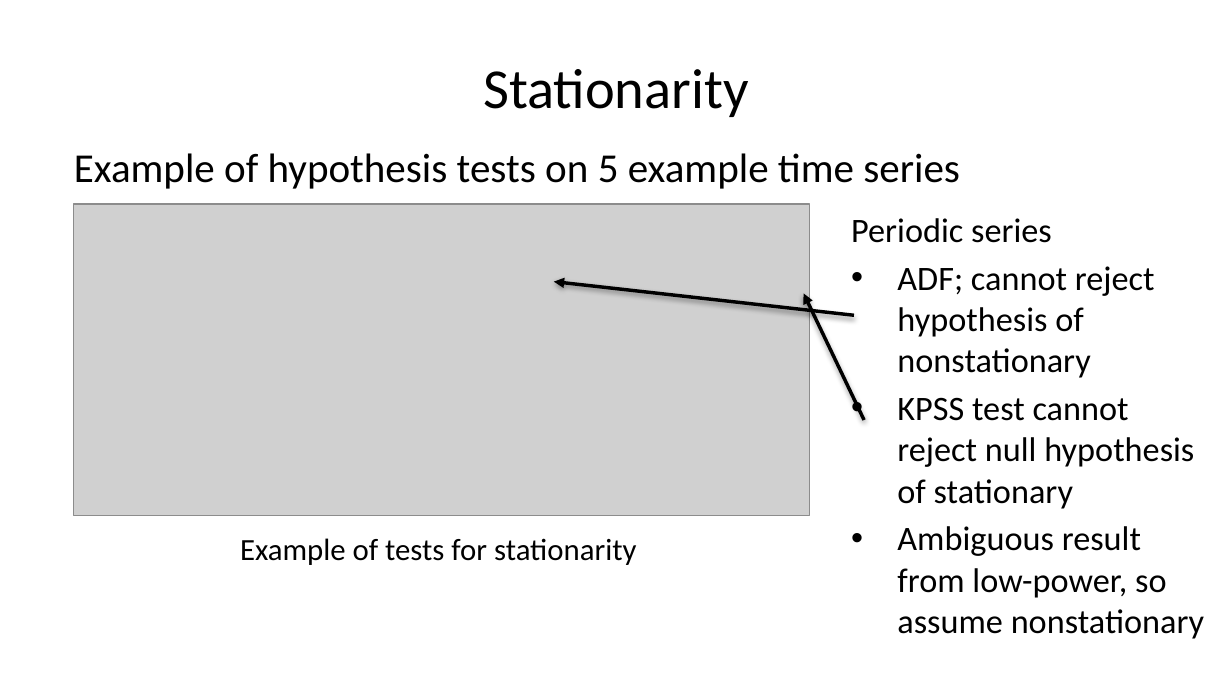
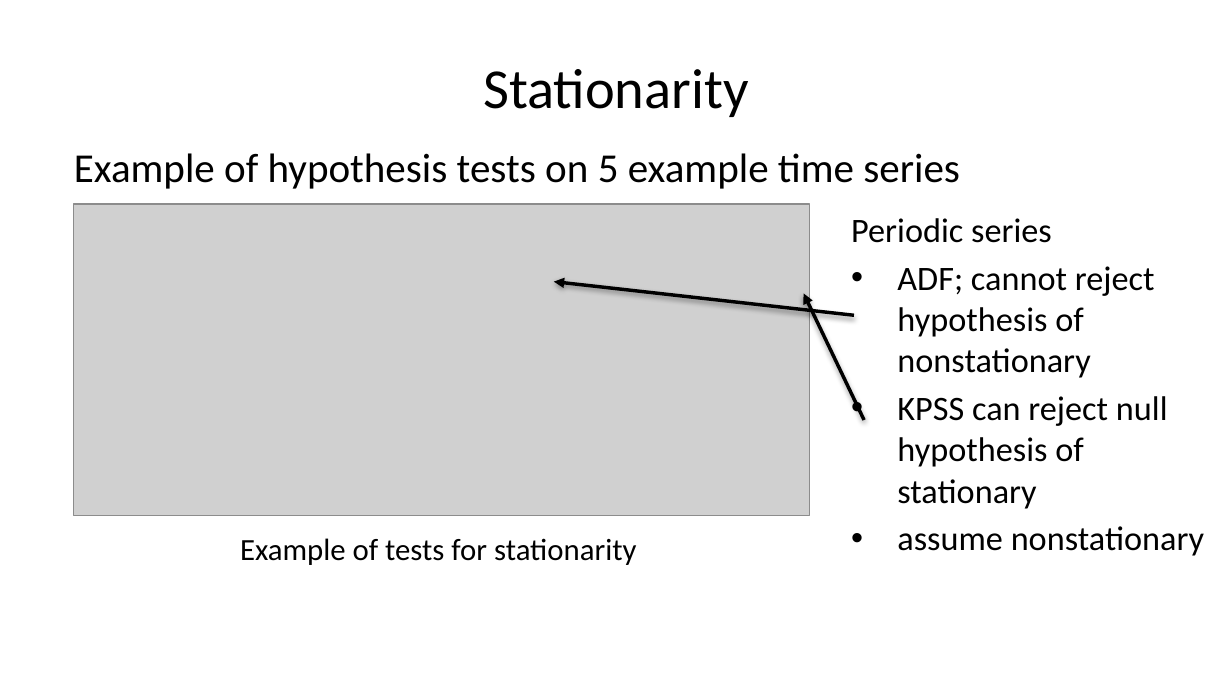
Before and after one commit to StephenElston/CSCI-E-83, a slide deck: slide 68 of LectureSlides/11_PropertiesOfTimeSeries.pptx. Drawn at 1232x693 pixels with LibreOffice and Linux fonts; fonts in the diff are those of the drawing; grey boxes stand for pictures. Boxes give left, top, right and bottom in pixels: in the first picture for what was removed or moved away, otherwise in the second. Text is boxed around its words. In the diff, an @@ line names an element or a change of style, - is before the commit and + after.

```diff
--- a/LectureSlides/11_PropertiesOfTimeSeries.pptx
+++ b/LectureSlides/11_PropertiesOfTimeSeries.pptx
@@ text at [897,396,1204,556]: text changed @@
-• KPSS test cannot reject null hypothesis of stationary
-• Ambiguous result from low-power, so assume nonstationary
+• KPSS can reject null hypothesis of stationary
+• assume nonstationary
```
Also in this commit, not shown: 2 other slides changed.
